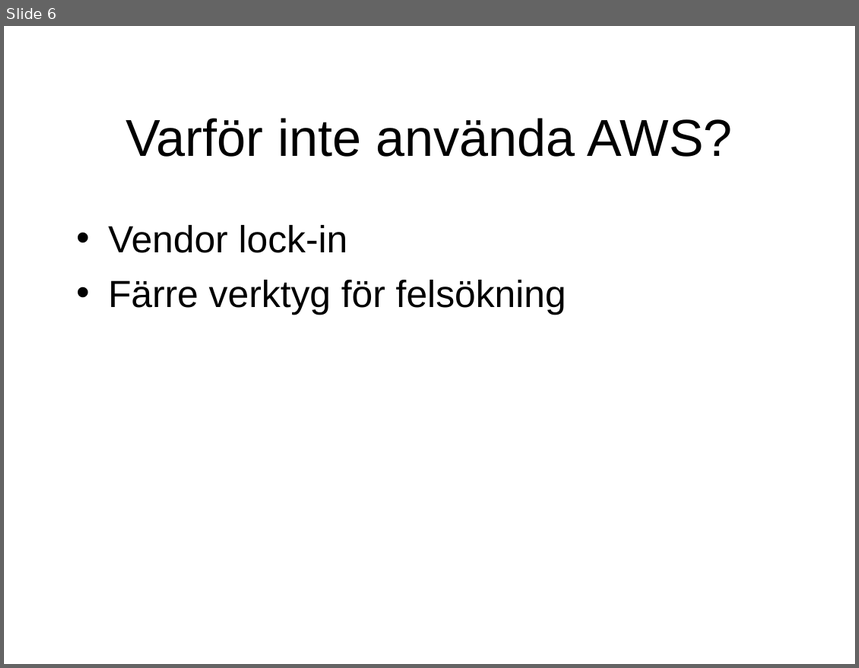
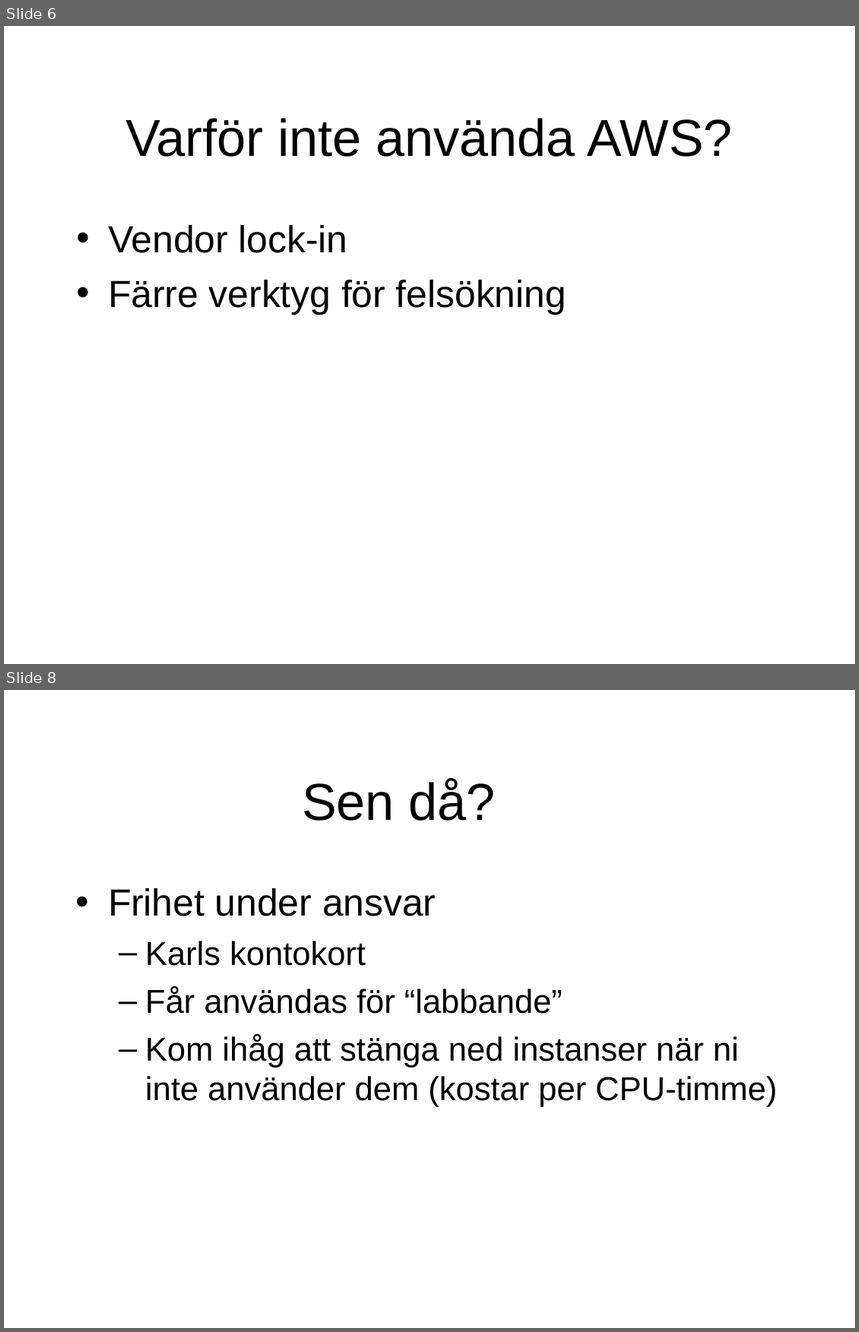
Before and after one commit to niklaslind/EC2_lab, a slide deck: doc/EC2_lab_1.ppt. Shown one above the other, each under a label of ours: slide 6 before the commit, slides 6 and 8 after it; the slides between them are not shown. The pictures are 859x668 and 859x1332 pixels, drawn with LibreOffice and Linux fonts; fonts in the diff are those of the drawing. Boxes give left, top, right and bottom in pixels: in the first picture for what was removed or moved away, otherwise in the second. Text is boxed around its words. In the diff, an @@ line names an element or a change of style, - is before the commit and + after.

```diff
--- a/doc/EC2_lab_1.ppt
+++ b/doc/EC2_lab_1.ppt
@@ slide 8 added at box(4, 690, 855, 1328), background #FFFFFF @@
@@ title added at box(302, 779, 496, 821), 44 pt, text #000000 @@
+Sen då?
@@ text added at box(108, 888, 777, 1107), 28 pt, text #000000 @@
+• Frihet under ansvar
+  – Karls kontokort
+  – Får användas för “labbande”
+  – Kom ihåg att stänga ned instanser när ni inte använder dem (kostar per CPU-timme)
```
Also in this commit, not shown: 1 slide changed, 1 other slide added, 4 other files.
